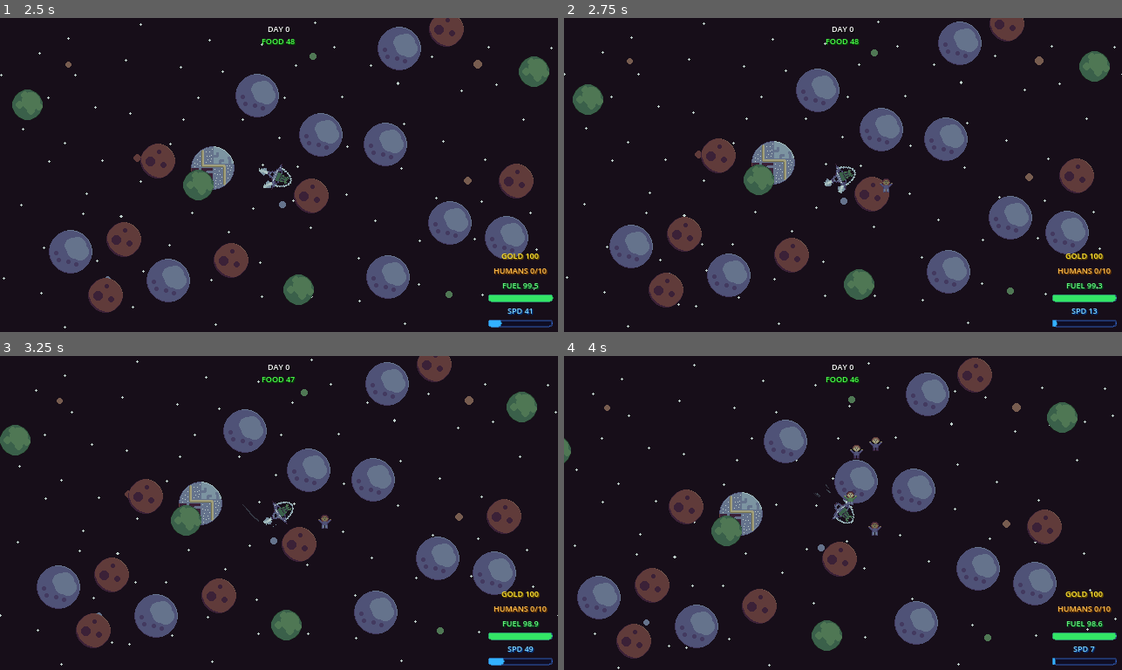
Above: before the commit, frames 1-4 (two rows, left to right).
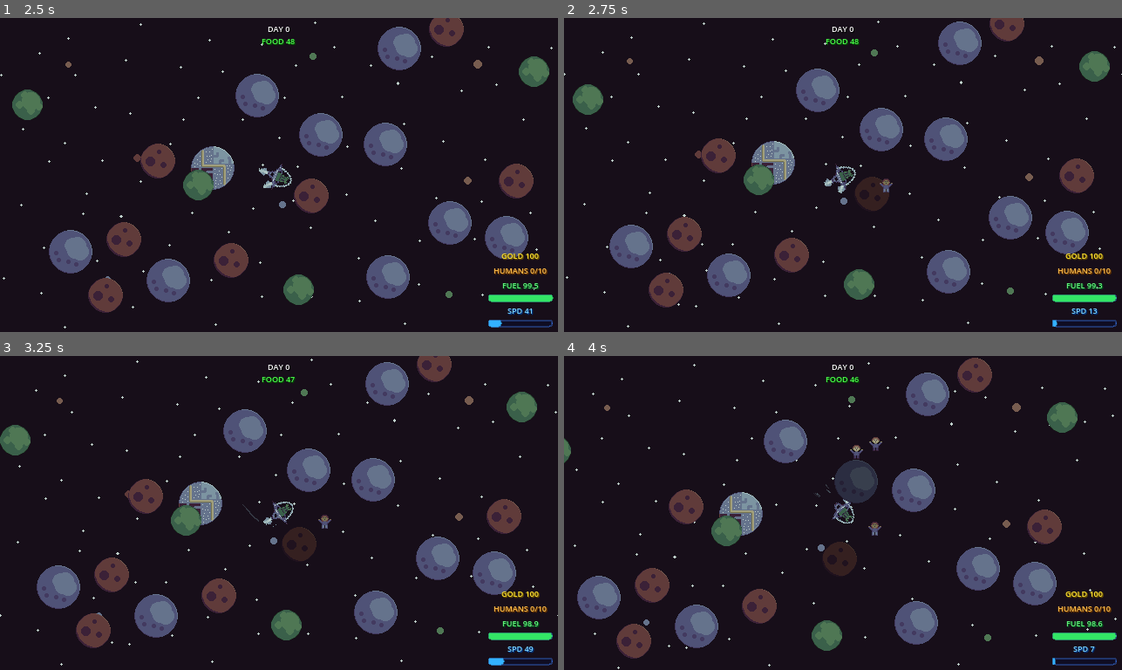
Above: after the commit, the same moments.

Repository: oe555/project-eat-humans
Game: Godot game, scene res://Scenes/main_scene.tscn
The game is run twice, just before and just after one commit, with the same random seed, the same clock (stepped at 60 frames per second) and the same inputs.
Inputs:
- Up to frame 1 (2.5 s): tap Enter at 0.5, 2 s; hold W (accelerate) 0.53-1.28 s; hold S (break) 0.53-1.28 s; tap Space at 1.25 s; tap D (rotate_clockwise) at 1.35 s; hold W (accelerate) from 2.03 s (still down); hold A (rotate_counterclockwise) from 2.03 s (still down)
- Up to frame 2 (2.75 s): keep holding W (accelerate); keep holding A (rotate_counterclockwise)
- Up to frame 3 (3.25 s): keep holding W (accelerate); release A (rotate_counterclockwise) at 2.78 s; tap S (break) at 2.85 s
- Up to frame 4 (4 s): release W (accelerate) at 3.53 s; hold D (rotate_clockwise) from 3.53 s (still down)

Frame 1 is identical in both runs. In frame 2, 0.5% of the frame differs, in the area x 52-59%, y 50-62%; in frame 3, 0.5%; in frame 4, 1.4%, in the area x 46-57%, y 33-71%.

Commit message:
harvested state per planet; harvest only once

Diff:
--- a/Scripts/World/planet.gd
+++ b/Scripts/World/planet.gd
@@ -13,7 +13,7 @@
 
 var data: PlanetData
 
-#@onready var _sprite: Sprite2D = $Sprite2D
+@onready var _sprite: Sprite2D = $Sprite2D
 @onready var _collision: CollisionShape2D = $CollisionShape2D
 
 func setup(d: PlanetData) -> void:
@@ -41,9 +41,15 @@
 	# 	_collision.shape = shape
 
 func drop_items(impact_speed: float) -> void:
+	if data.harvested:
+		return
+
 	var drop_count := int(impact_speed / 25.0)
 	if drop_count <= 0:
 		return
+
+	data.harvested = true
+	_sprite.modulate = Color(0.55, 0.55, 0.55, 1.0)
 
 	var gold_chance: float = 0.0
 	match data.planet_type:
--- a/Scripts/World/planet_data.gd
+++ b/Scripts/World/planet_data.gd
@@ -3,3 +3,4 @@
 
 @export var position: Vector2 = Vector2.ZERO
 @export var planet_type: int
+@export var harvested: bool = false
Not shown, changed: Assets/Art/Planets/planet_1.png.import
Not shown, changed: Assets/Art/Planets/planet_2.png.import
Not shown, changed: Assets/Art/Planets/planet_3.png.import
Not shown, changed: Assets/Art/Resources/resource_gold.png.import
Not shown, changed: Assets/Art/Resources/resource_human_1.png.import
Not shown, changed: Assets/Art/Resources/resource_human_2.png.import
Not shown, changed: Assets/Art/Resources/resource_human_3.png.import
Not shown, changed: Assets/Art/Resources/resource_human_4.png.import
Not shown, changed: Assets/Art/home_planet.png.import
Not shown, changed: Assets/Art/home_planet_new.png.import
Not shown, changed: Assets/Art/parallax_background/background_planets.png.import
Not shown, changed: Assets/Art/parallax_background/background_planets_new.png.import
(and 8 more such lines)
